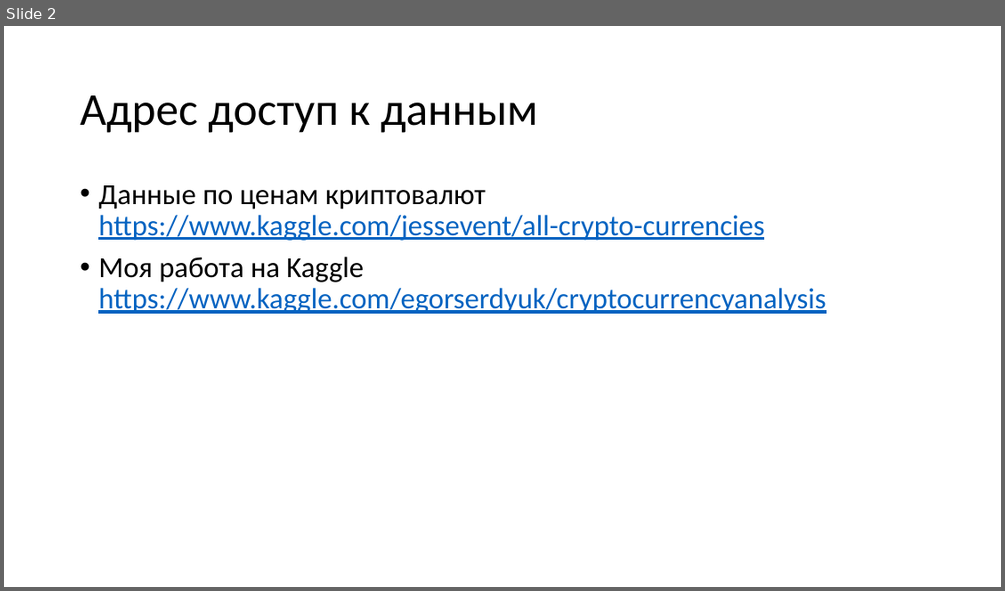
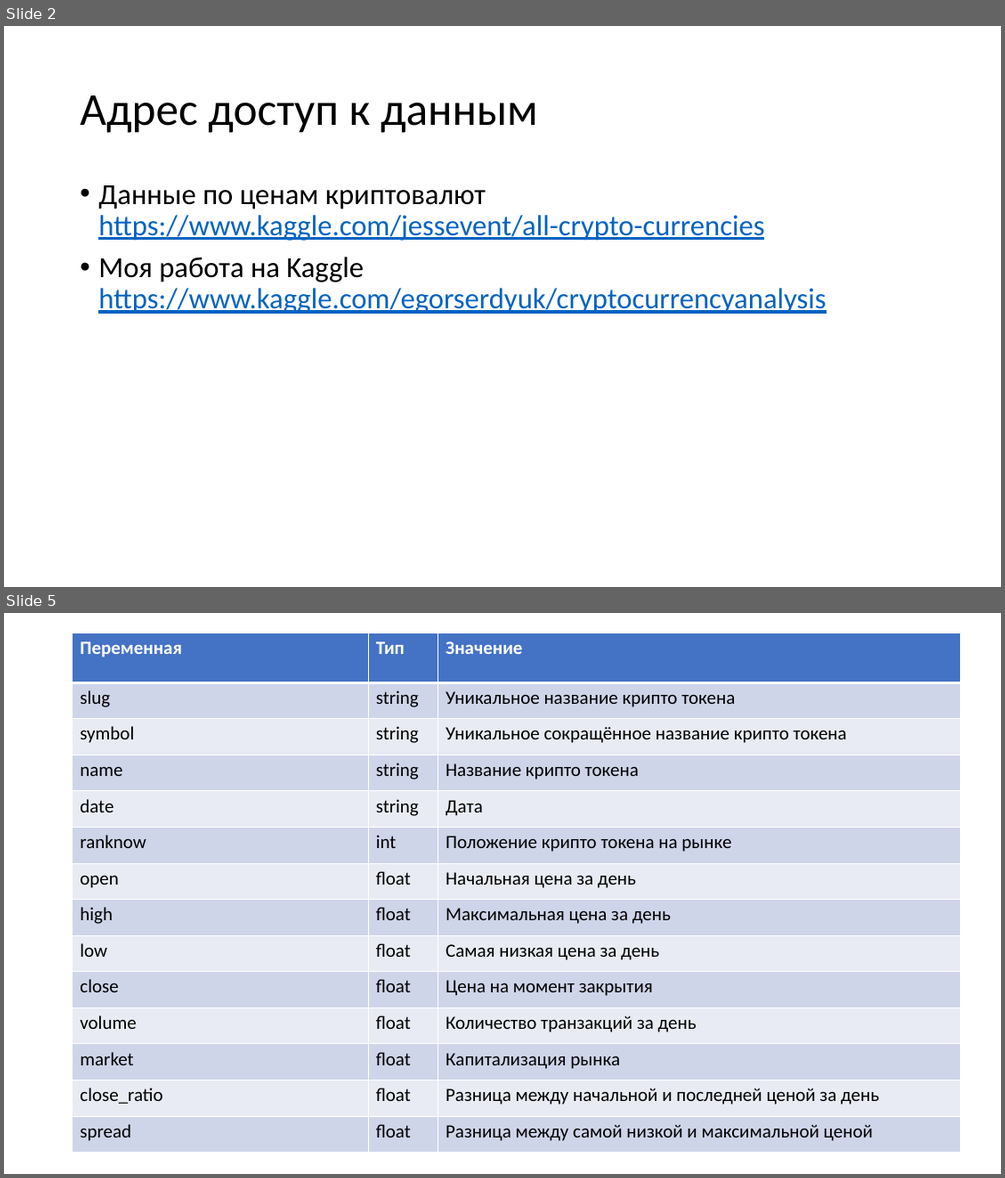
Before and after one commit to egorserdyuk/ASU-Datascience, a slide deck: Crypto/Анализ данных.pptx. Shown one above the other, each under a label of ours: slide 2 before the commit, slides 2 and 5 after it; the slides between them are not shown. The pictures are 1005x591 and 1005x1178 pixels, drawn with LibreOffice and Linux fonts; fonts in the diff are those of the drawing. Boxes give left, top, right and bottom in pixels: in the first picture for what was removed or moved away, otherwise in the second. Text is boxed around its words. In the diff, an @@ line names an element or a change of style, - is before the commit and + after.

```diff
--- a/Crypto/Анализ данных.pptx
+++ b/Crypto/Анализ данных.pptx
@@ slide 5 added at (x1=4, y1=613, x2=1001, y2=1174), background #FFFFFF @@
@@ table added at (x1=73, y1=633, x2=961, y2=1152), 14 rows, 3 columns @@
+Переменная | Тип | Значение
+slug | string | Уникальное название крипто токена
+symbol | string | Уникальное сокращённое название крипто токена
+name | string | Название крипто токена
+date | string | Дата
+ranknow | int | Положение крипто токена на рынке
+open | float | Начальная цена за день
+high | float | Максимальная цена за день
+low | float | Самая низкая цена за день
+close | float | Цена на момент закрытия
+volume | float | Количество транзакций за день
+market | float | Капитализация рынка
+close_ratio | float | Разница между начальной и последней ценой за день
+spread | float | Разница между самой низкой и максимальной ценой
```
Also in this commit, not shown: 1 slide changed, 3 other slides added, 2 slides removed.
